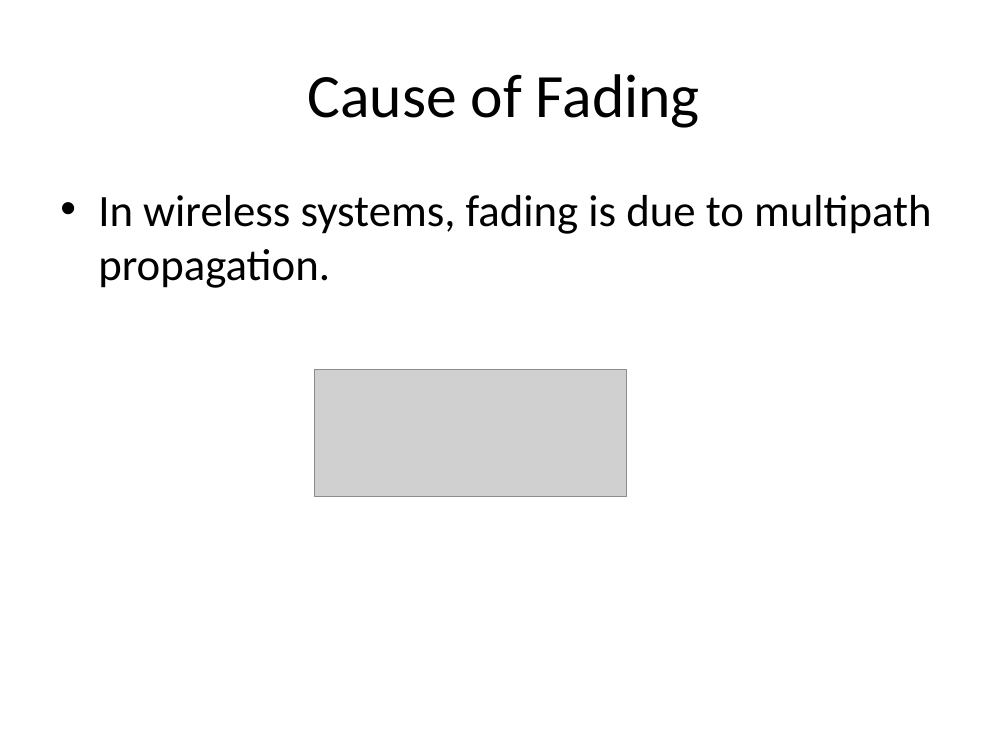
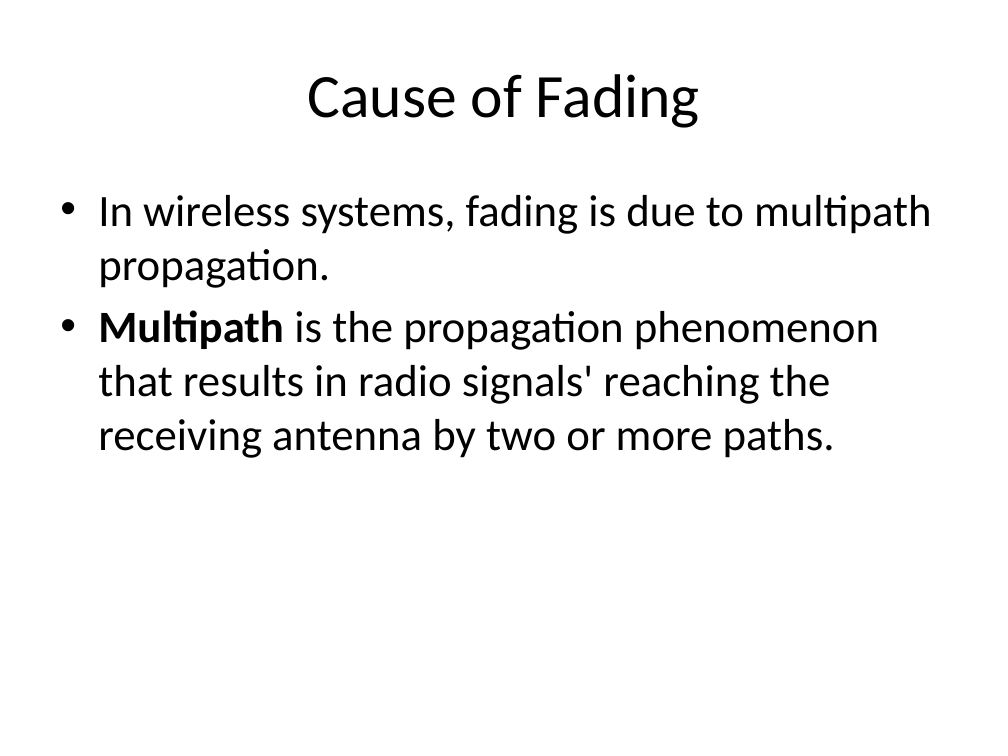
Before and after one commit to francisco99/tony, a slide deck: slide 4 of trunk/Fading.pptx. Drawn at 1008x756 pixels with LibreOffice and Linux fonts; fonts in the diff are those of the drawing; grey boxes stand for pictures. Boxes give left, top, right and bottom in pixels: in the first picture for what was removed or moved away, otherwise in the second. Text is boxed around its words. In the diff, an @@ line names an element or a change of style, - is before the commit and + after.

```diff
--- a/trunk/Fading.pptx
+++ b/trunk/Fading.pptx
@@ text at box(98, 310, 879, 458): paragraph added @@
+• Multipath is the propagation phenomenon that results in radio signals' reaching the receiving antenna by two or more paths.
@@ picture removed at box(314, 369, 626, 496) @@
```
Also in this commit, not shown: 1 slide added, 3 other files.
